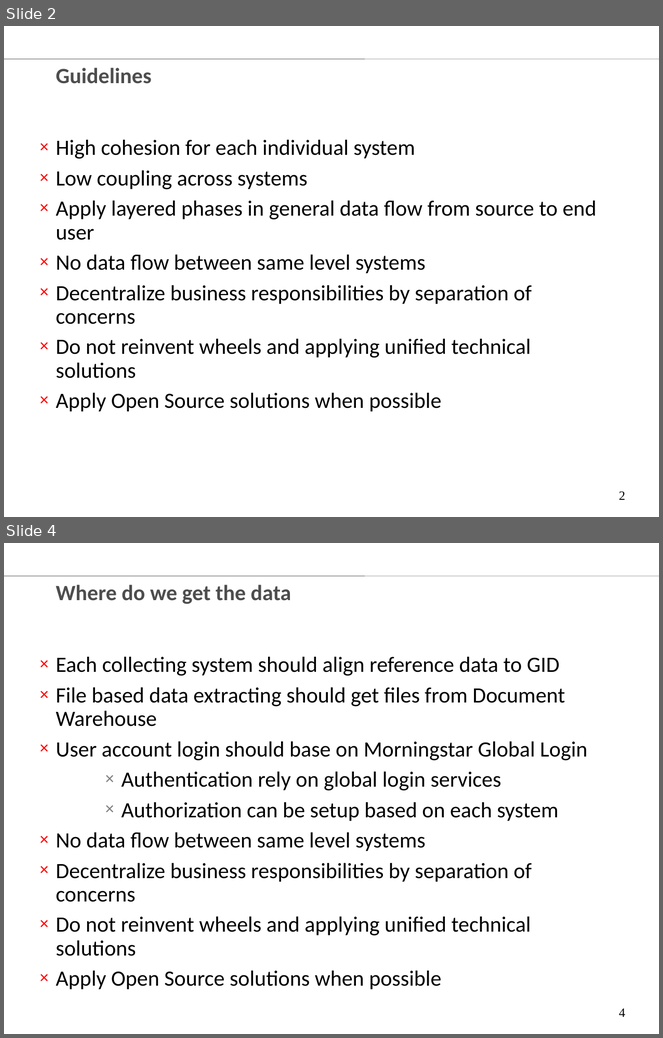
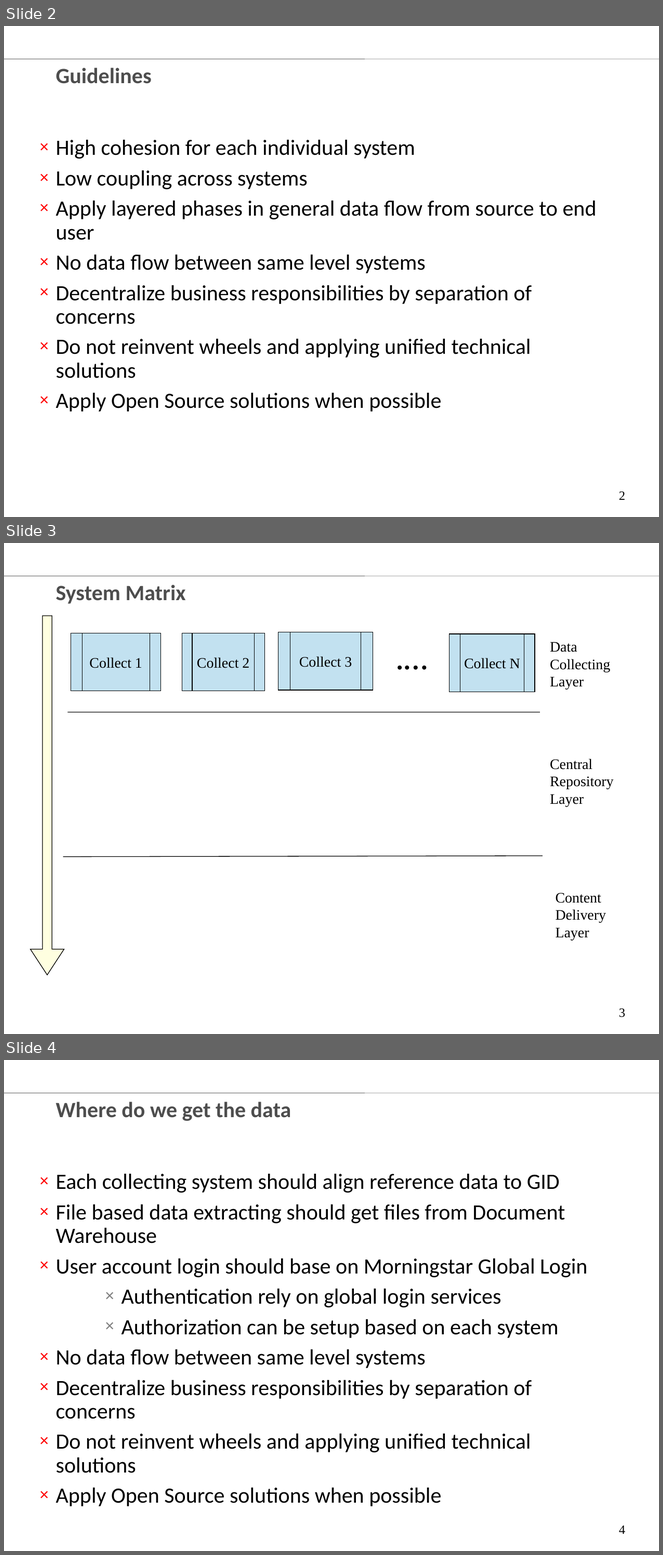
Before and after one commit to chenglx/myenv, a slide deck: Equity Data Technology Vision.ppt. Shown one above the other, each under a label of ours: slides 2 and 4 before the commit, slides 2, 3 and 4 after it; the slides between them are not shown. The pictures are 663x1038 and 663x1555 pixels, drawn with LibreOffice and Linux fonts; fonts in the diff are those of the drawing; background and template pictures are left out. Boxes give left, top, right and bottom in pixels: in the first picture for what was removed or moved away, otherwise in the second. Text is boxed around its words. In the diff, an @@ line names an element or a change of style, - is before the commit and + after.

```diff
--- a/Equity Data Technology Vision.ppt
+++ b/Equity Data Technology Vision.ppt
@@ slide 3 added at box(4, 543, 659, 1034), background #FFFFFF; not listed: 1 template element that a slide beside it also shows @@
@@ title added at box(56, 585, 186, 604), 24 pt, text #4D4D4D, bold @@
+System Matrix
@@ down arrow added at box(30, 616, 64, 976), fill #FFFFCC at 60% opacity, outline #000000 0.74 pt @@
@@ group added at box(71, 632, 535, 692): 4 flow chart predefined processes, 1 text @@
+Collect 1
+Collect 2
+Collect 3
+.…
+Collect N
@@ text added at box(550, 642, 610, 690), 16 pt, text #000000 @@
+Data Collecting Layer
@@ line added from (67, 712) to (540, 712), #000000 0.74 pt @@
@@ text added at box(550, 759, 613, 807), 16 pt, text #000000 @@
+Central Repository Layer
@@ line added from (63, 857) to (543, 856), #000000 0.74 pt @@
@@ text added at box(556, 893, 607, 941), 16 pt, text #000000 @@
+Content Delivery Layer
@@ page number added at box(619, 1008, 625, 1018), 14 pt, text #000000 @@
+3
```
Also in this commit, not shown: 1 slide removed.
